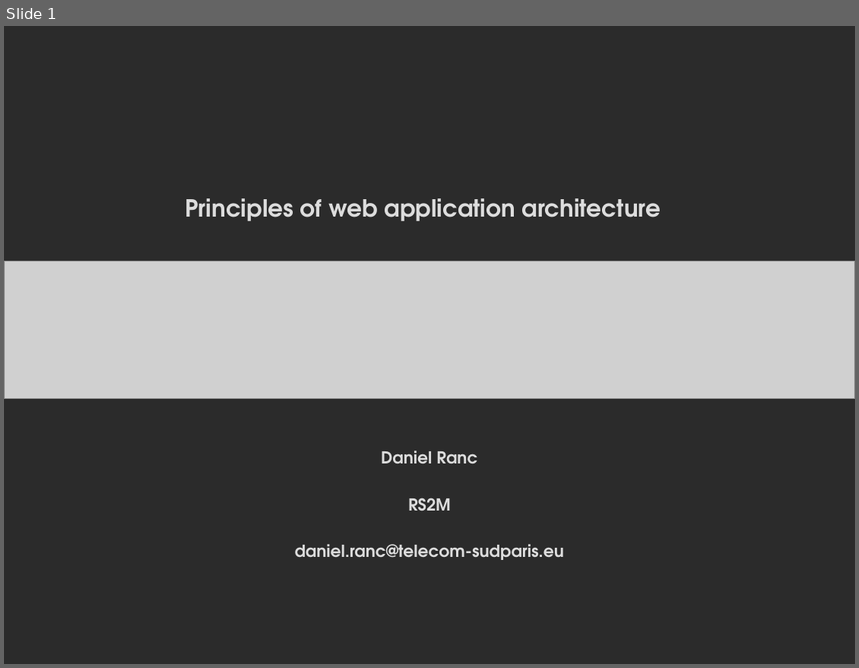
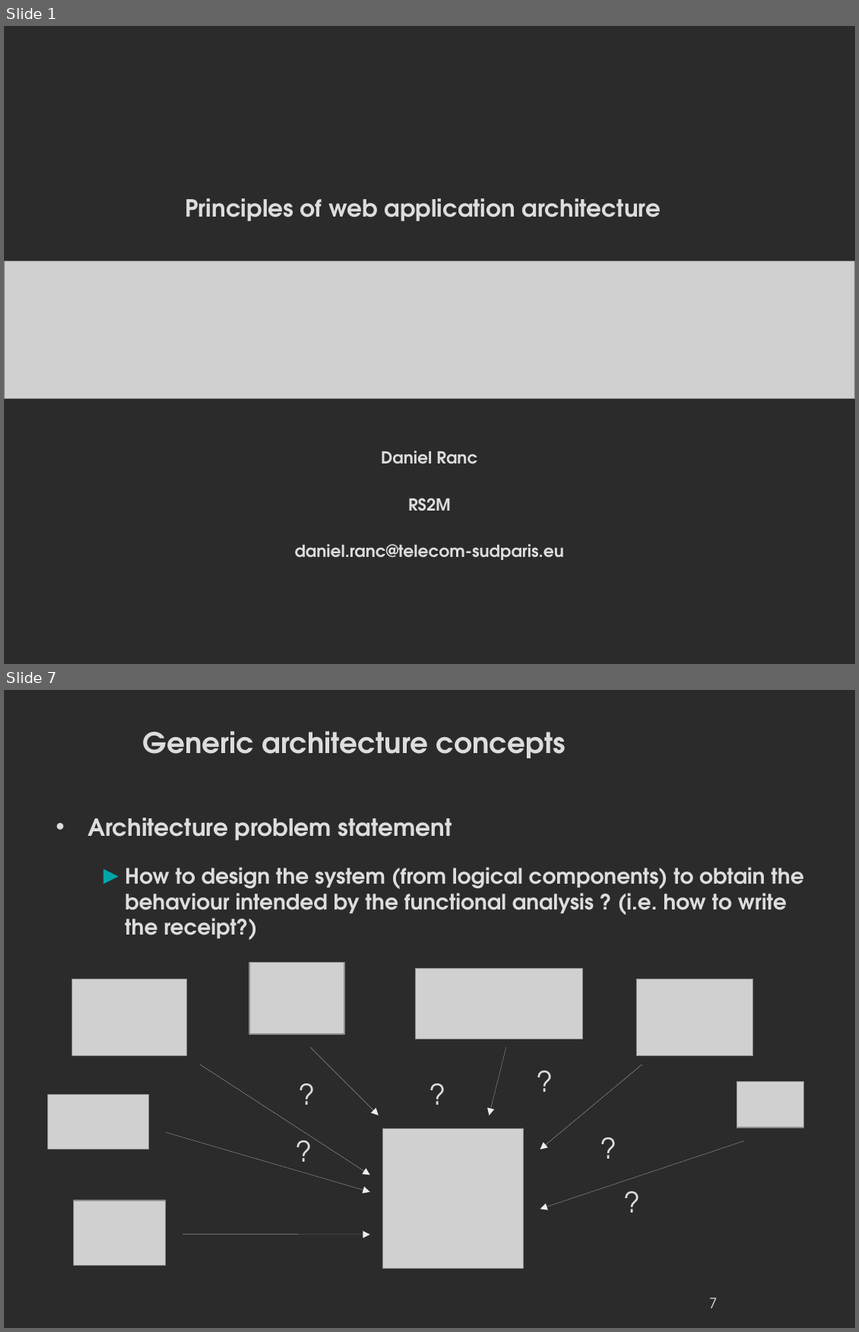
Before and after one commit to danielausparis/arch, a slide deck: archi-web.odp. Shown one above the other, each under a label of ours: slide 1 before the commit, slides 1 and 7 after it; the slides between them are not shown. The pictures are 859x668 and 859x1332 pixels, drawn with LibreOffice and Linux fonts; fonts in the diff are those of the drawing; grey boxes stand for pictures; background and template pictures are left out; a plain dark background stands for a picture behind light text. Boxes give left, top, right and bottom in pixels: in the first picture for what was removed or moved away, otherwise in the second. Text is boxed around its words. In the diff, an @@ line names an element or a change of style, - is before the commit and + after.

```diff
--- a/archi-web.odp
+++ b/archi-web.odp
@@ slide 7 added at box(4, 690, 855, 1328), background picture (left out) @@
@@ title added at box(143, 731, 566, 758), 24 pt, text #DDDDDD, bold @@
+Generic architecture concepts
@@ text added at box(88, 818, 804, 940), 18 pt, text #DDDDDD, bold @@
+• Architecture problem statement
+  ► How to design the system (from logical components) to obtain the behaviour intended by the functional analysis ? (i.e. how to write the receipt?)
@@ picture added at box(249, 962, 344, 1035) @@
@@ picture added at box(72, 980, 187, 1056) @@
@@ picture added at box(416, 969, 583, 1039) @@
@@ picture added at box(636, 979, 753, 1056) @@
@@ arrow added from (310, 1047) to (379, 1116), #EEEEEE 0 pt @@
@@ arrow added from (506, 1047) to (489, 1116), #EEEEEE 0 pt @@
@@ arrow added from (200, 1065) to (370, 1175), #EEEEEE 0 pt @@
@@ text added at box(290, 1073, 332, 1116), 24 pt, text #DDDDDD @@
+?
@@ text added at box(421, 1073, 464, 1116), 24 pt, text #DDDDDD @@
+?
@@ text added at box(528, 1059, 571, 1102), 24 pt, text #DDDDDD @@
+?
@@ arrow added from (642, 1065) to (541, 1150), #EEEEEE 0 pt @@
@@ picture added at box(48, 1095, 148, 1150) @@
@@ picture added at box(737, 1081, 804, 1128) @@
@@ arrow added from (166, 1132) to (370, 1192), #EEEEEE 0 pt @@
@@ text added at box(287, 1130, 330, 1173), 24 pt, text #DDDDDD @@
+?
@@ picture added at box(382, 1129, 523, 1269) @@
@@ arrow added from (744, 1141) to (541, 1209), #EEEEEE 0 pt @@
@@ text added at box(592, 1127, 635, 1170), 24 pt, text #DDDDDD @@
+?
@@ text added at box(615, 1180, 658, 1223), 24 pt, text #DDDDDD @@
+?
@@ picture added at box(74, 1201, 166, 1265) @@
@@ arrow added from (183, 1235) to (370, 1235), #EEEEEE 0 pt @@
@@ page number added at box(709, 1298, 717, 1309), 12 pt, text #DDDDDD @@
+7
```
Also in this commit, not shown: 1 slide changed, 13 other slides added, 1 slide removed.
